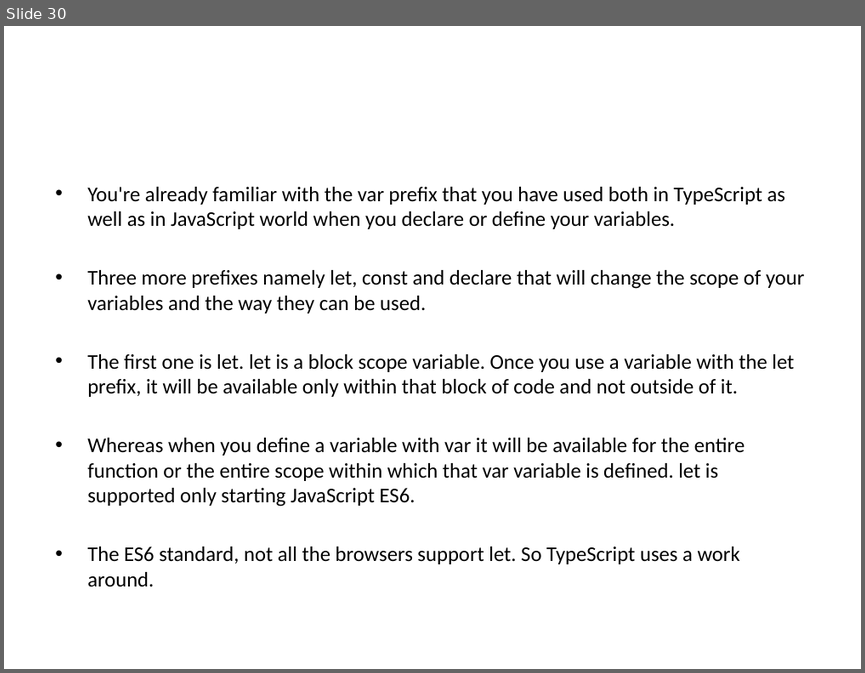
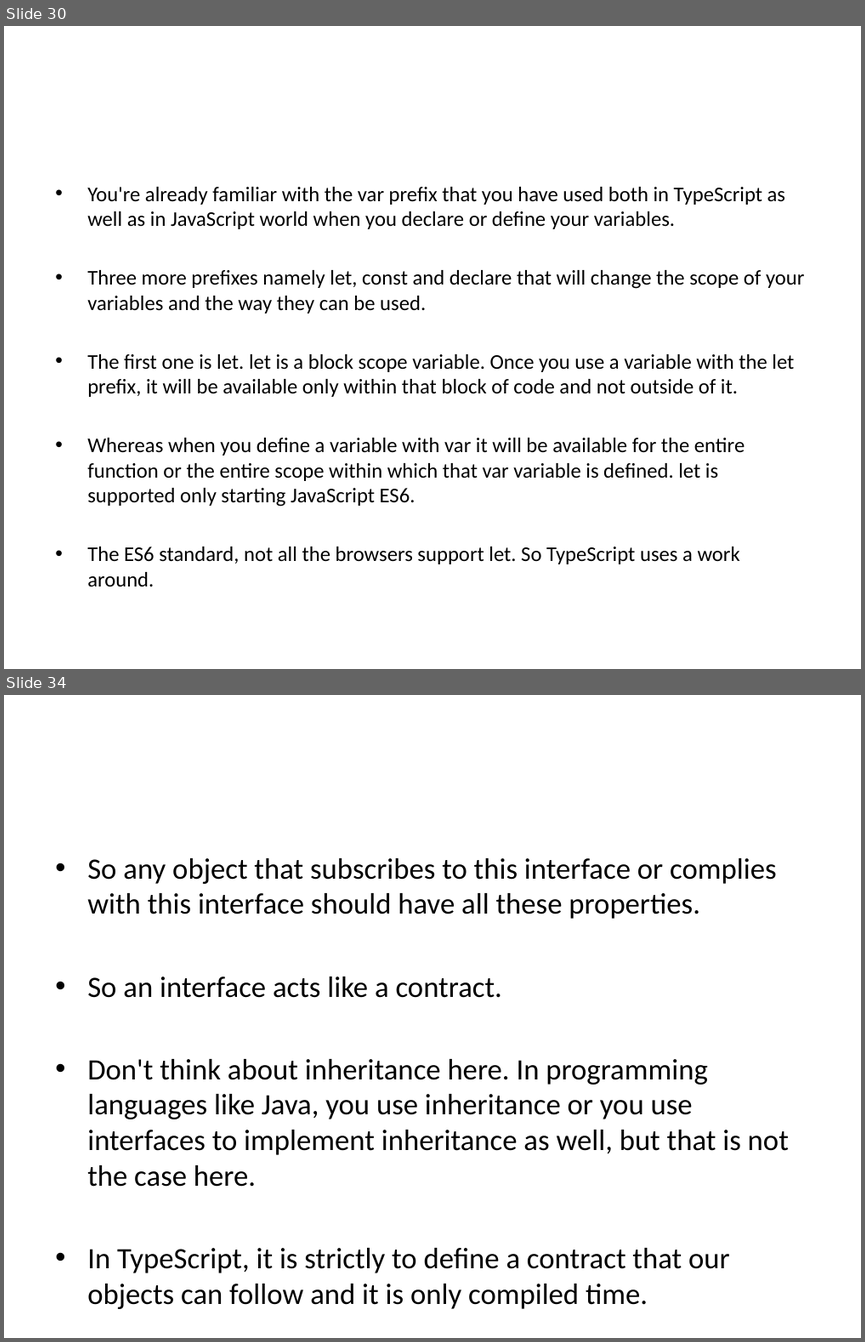
Before and after one commit to rameshcoderepository/typescript, a slide deck: Angular_Presentation.pptx. Shown one above the other, each under a label of ours: slide 30 before the commit, slides 30 and 34 after it; the slides between them are not shown. The pictures are 865x673 and 865x1342 pixels, drawn with LibreOffice and Linux fonts; fonts in the diff are those of the drawing. Boxes give left, top, right and bottom in pixels: in the first picture for what was removed or moved away, otherwise in the second. Text is boxed around its words. In the diff, an @@ line names an element or a change of style, - is before the commit and + after.

```diff
--- a/Angular_Presentation.pptx
+++ b/Angular_Presentation.pptx
@@ slide 34 added at [4, 695, 861, 1338], background #FFFFFF @@
@@ text added at [87, 858, 789, 1309], 24.8 pt, text #000000 @@
+• So any object that subscribes to this interface or complies with this interface should have all these properties.
+• So an interface acts like a contract.
+• Don't think about inheritance here. In programming languages like Java, you use inheritance or you use interfaces to implement inheritance as well, but that is not the case here.
+• In TypeScript, it is strictly to define a contract that our objects can follow and it is only compiled time.
```
Also in this commit, not shown: 24 other slides added, 24 slides removed, 28 other files.
